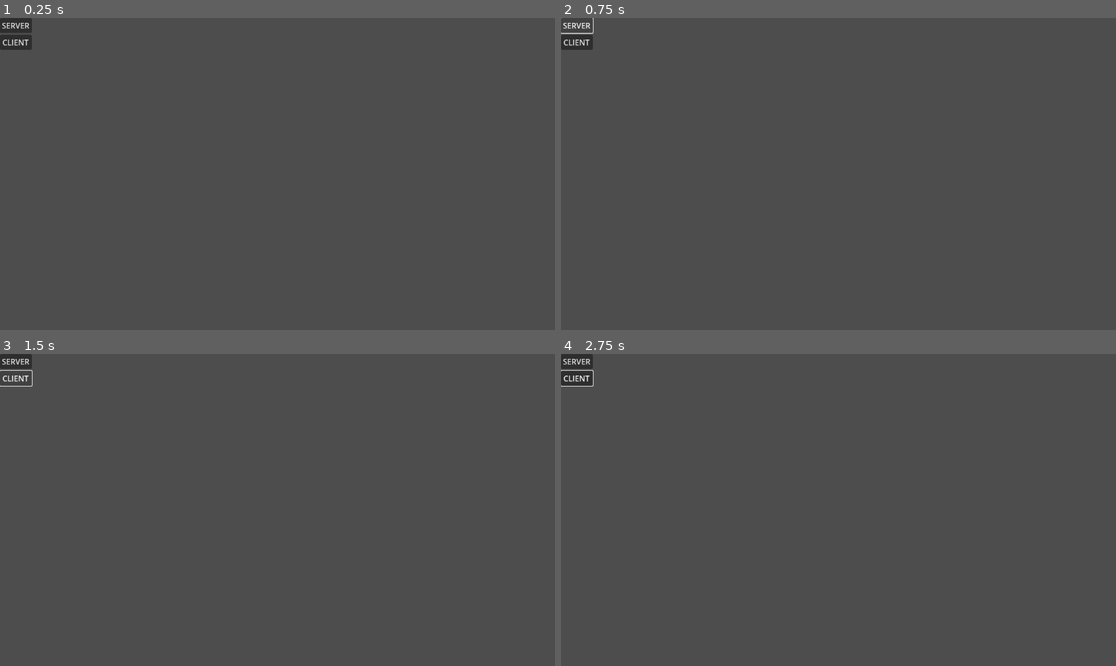
Above: before the commit, frames 1-4 (two rows, left to right).
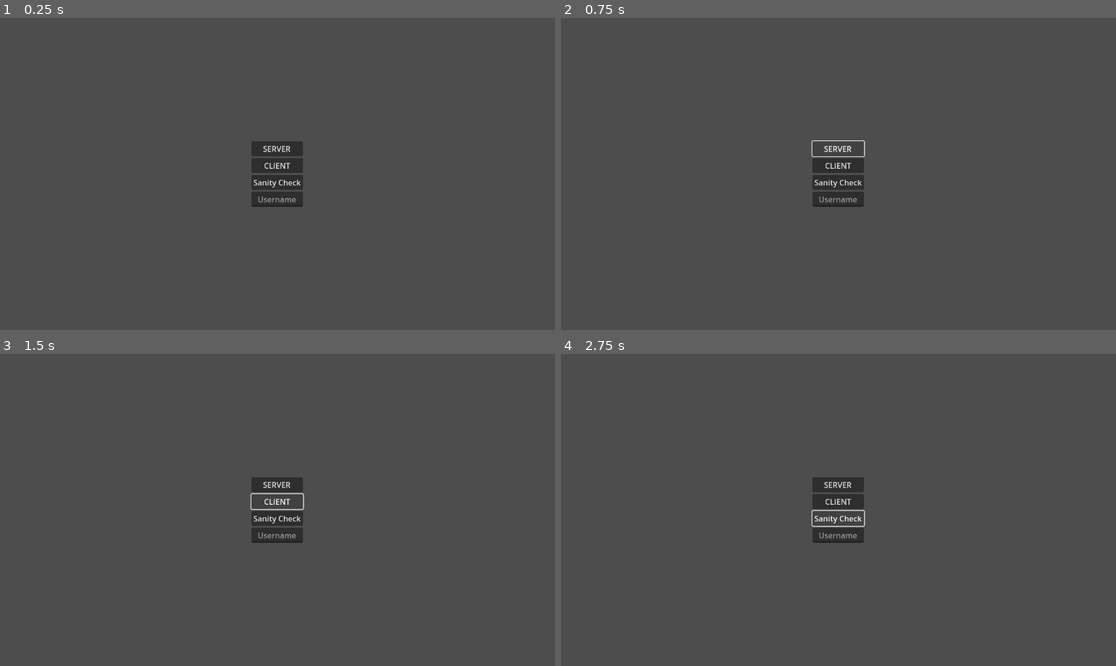
Above: after the commit, the same moments.

Repository: silvermedall/ogiva-project
Game: Godot game, scene res://scenes/main.tscn
The game is run twice, just before and just after one commit, with the same random seed, the same clock (stepped at 60 frames per second) and the same inputs. The engine's default icon, where the game draws it, is replaced by a stand-in: a white triangle on a blue panel in a dark square.
Inputs (mouse positions are in pixels of both pictures, inside the frame that each line leads up to):
- Up to frame 1 (0.25 s): no input
- Up to frame 2 (0.75 s): click "SERVER" at 0.5 s
- Up to frame 3 (1.5 s): click "CLIENT" at 1.25 s
- Up to frame 4 (2.75 s): click (838, 519) at 2 s, where only the run after the commit has a clickable "Sanity Check"

The runs differ from the first frame. In frame 1, 2.1% of the frame differs, in the area x 0-55%, y 0-61%; in frame 2, 1.7%; in frame 3, 1.7%; in frame 4, 1.9%.
Error after the commit: Parse Error: Identifier "camera" not declared in the current scope. (res://scripts/player.gd:8)

Commit message:
Username try

Diff:
--- a/project.godot
+++ b/project.godot
@@ -18,6 +18,7 @@
 [autoload]
 
 Network="*res://scripts/network.gd"
+ServerStorage="*res://scripts/server_storage.gd"
 
 [input]
 
--- a/scenes/main.tscn
+++ b/scenes/main.tscn
@@ -6,7 +6,7 @@
 
 [node name="Main" type="Node2D"]
 
-[node name="UI" parent="." instance=ExtResource("1_sugp2")]
+[node name="ui" parent="." instance=ExtResource("1_sugp2")]
 
 [node name="MultiplayerSpawner" type="MultiplayerSpawner" parent="."]
 _spawnable_scenes = PackedStringArray("uid://bvgecalyefrg7")
--- a/scenes/player.tscn
+++ b/scenes/player.tscn
@@ -13,6 +13,7 @@
 
 [node name="Player" type="CharacterBody2D"]
 script = ExtResource("1_g2els")
+sprint_multiplier = null
 
 [node name="Sprite2D" type="Sprite2D" parent="."]
 position = Vector2(5, 5)
--- a/scenes/ui.tscn
+++ b/scenes/ui.tscn
@@ -1,26 +1,42 @@
-[gd_scene load_steps=2 format=3 uid="uid://couj8x3qlney0"]
+[gd_scene load_steps=3 format=3 uid="uid://couj8x3qlney0"]
 
 [ext_resource type="Script" uid="uid://b7ahs21w4omu5" path="res://scripts/ui.gd" id="1_nt7q6"]
+[ext_resource type="Script" uid="uid://dm6ocihsxmoub" path="res://scripts/sanity_check.gd" id="2_x4jx1"]
 
-[node name="UI" type="Control"]
+[node name="ui" type="Control"]
 layout_mode = 3
 anchors_preset = 0
 offset_right = 40.0
 offset_bottom = 40.0
 script = ExtResource("1_nt7q6")
 
-[node name="VBoxContainer" type="VBoxContainer" parent="."]
+[node name="CenterContainer" type="CenterContainer" parent="."]
 layout_mode = 0
 offset_right = 40.0
 offset_bottom = 40.0
 
-[node name="Server" type="Button" parent="VBoxContainer"]
+[node name="VBoxContainer" type="VBoxContainer" parent="CenterContainer"]
+custom_minimum_size = Vector2(101, 0)
+layout_mode = 2
+
+[node name="Server" type="Button" parent="CenterContainer/VBoxContainer"]
 layout_mode = 2
 text = "SERVER"
 
-[node name="Client" type="Button" parent="VBoxContainer"]
+[node name="Client" type="Button" parent="CenterContainer/VBoxContainer"]
 layout_mode = 2
 text = "CLIENT"
 
-[connection signal="pressed" from="VBoxContainer/Server" to="." method="_on_server_pressed"]
-[connection signal="pressed" from="VBoxContainer/Client" to="." method="_on_client_pressed"]
+[node name="SanityCheck" type="Button" parent="CenterContainer/VBoxContainer"]
+layout_mode = 2
+text = "Sanity Check"
+script = ExtResource("2_x4jx1")
+
+[node name="Username" type="LineEdit" parent="CenterContainer/VBoxContainer"]
+layout_mode = 2
+placeholder_text = "Username"
+alignment = 1
+
+[connection signal="pressed" from="CenterContainer/VBoxContainer/Server" to="." method="_on_server_pressed"]
+[connection signal="pressed" from="CenterContainer/VBoxContainer/Client" to="." method="_on_client_pressed"]
+[connection signal="text_changed" from="CenterContainer/VBoxContainer/Username" to="." method="_on_line_edit_text_changed"]
--- a/scripts/network.gd
+++ b/scripts/network.gd
@@ -12,8 +12,9 @@
 	print(peer)
 
 
-func start_client() -> void:
+func start_client(username: String) -> void:
 	peer = ENetMultiplayerPeer.new()
 	peer.create_client(IP_ADDRESS, PORT)
 	multiplayer.multiplayer_peer = peer
-	print(peer)
+	var a = ServerStorage.rpc_id(1, "register_username", peer.get_unique_id(), username)
+	print(multiplayer.get_peers())
--- a/scripts/player.gd
+++ b/scripts/player.gd
@@ -2,7 +2,7 @@
 
 const BASE_SPEED: float = 100.0
 @export var sprint_multiplier: float = 2.0
-@onready var camera: Camera2D = $Camera2D
+
 
 func _ready() -> void:
 	camera.enabled = is_multiplayer_authority()
@@ -24,5 +24,4 @@
 		speed_multiplier = sprint_multiplier
 
 	velocity = direction * BASE_SPEED * speed_multiplier
-	print("DIR:", direction, " AUTH:", is_multiplayer_authority())
 	move_and_slide()
--- /dev/null
+++ b/scripts/sanity_check.gd
@@ -0,0 +1,6 @@
+extends Button
+
+func _pressed() -> void:
+	if !multiplayer.is_server():
+		return
+	print(ServerStorage.dict_usernames)
--- /dev/null
+++ b/scripts/server_storage.gd
@@ -0,0 +1,11 @@
+extends Node
+
+
+var dict_usernames: Dictionary = {}
+
+
+@rpc ("any_peer", "call_remote")
+func register_username(peer_id: int, username: String) -> void:
+	dict_usernames[peer_id] = username
+	print(dict_usernames)
+	print(multiplayer.is_server())
--- a/scripts/ui.gd
+++ b/scripts/ui.gd
@@ -1,4 +1,7 @@
 extends Control
+
+@onready var center_container: CenterContainer = $CenterContainer
+@onready var username: LineEdit = $CenterContainer/VBoxContainer/Username
 
 
 func _on_server_pressed() -> void:
@@ -6,4 +9,9 @@
 
 
 func _on_client_pressed() -> void:
-	Network.start_client()
+	Network.start_client(username.text)
+
+
+func _ready() -> void:
+	var viewport_size = get_viewport_rect().size
+	center_container.size = viewport_size
Not shown, added: scripts/sanity_check.gd.uid
Not shown, added: scripts/server_storage.gd.uid
